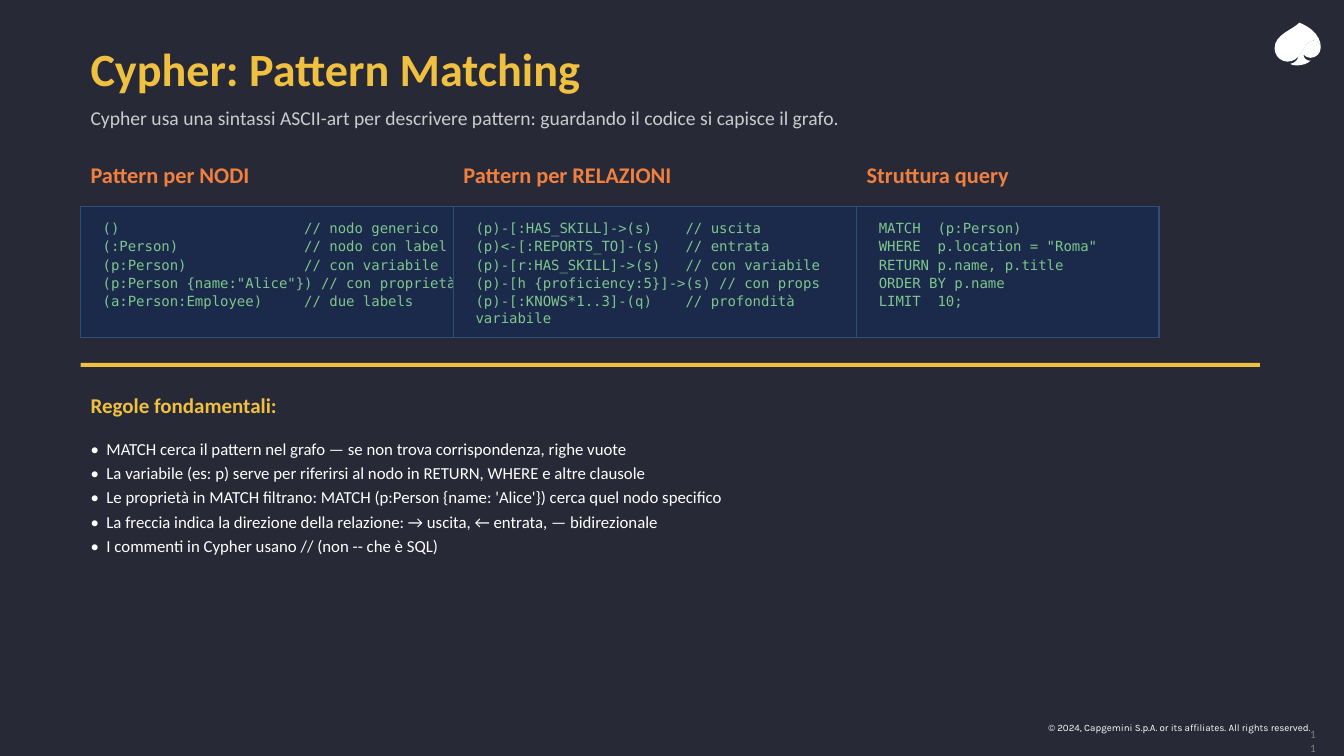
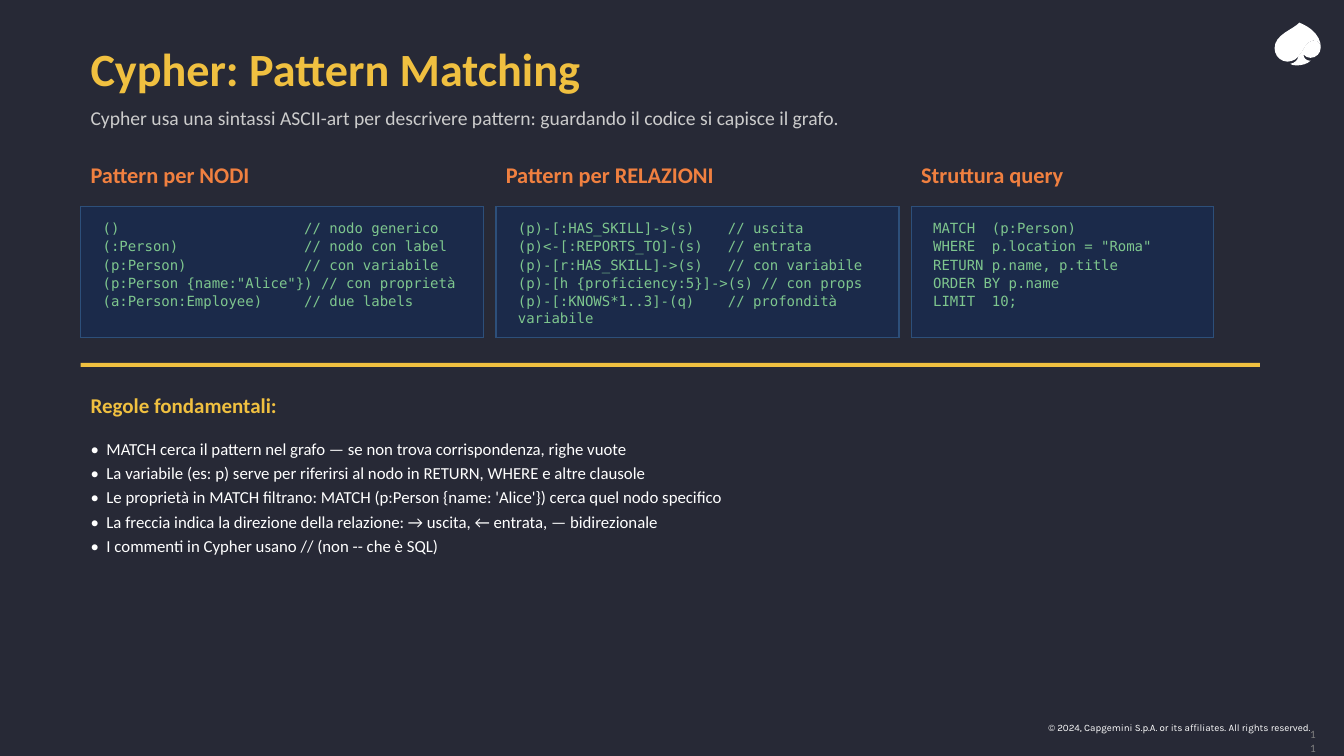
Before and after one commit to leobcc/neo4j-training-course-material, a slide deck: slide 11 of slides/session-01/session-01.pptx. Drawn at 1344x756 pixels with LibreOffice and Linux fonts; fonts in the diff are those of the drawing. Boxes give left, top, right and bottom in pixels: in the first picture for what was removed or moved away, otherwise in the second. Text is boxed around its words. In the diff, an @@ line names an element or a change of style, - is before the commit and + after.

```diff
--- a/slides/session-01/session-01.pptx
+++ b/slides/session-01/session-01.pptx
@@ text "Pattern per RELAZIONI": place and size @@
-text "Pattern per RELAZIONI" at [463,168,671,187]
+text "Pattern per RELAZIONI" at [506,168,714,187]
@@ rectangle: place and size @@
-rectangle at [454,207,857,338]
+rectangle at [496,207,899,338]
@@ 2 texts, 1 rectangle: place and size @@
-2 texts, 1 rectangle at [857,168,1159,338]
+2 texts, 1 rectangle at [911,168,1214,338]
@@ text "(p)-[:HAS_SKILL]->(s) // uscita": place and size @@
-text "(p)-[:HAS_SKILL]->(s) // uscita" at [476,222,820,323]
+text "(p)-[:HAS_SKILL]->(s) // uscita" at [518,222,863,323]
```
Also in this commit, not shown: 15 other slides changed.
